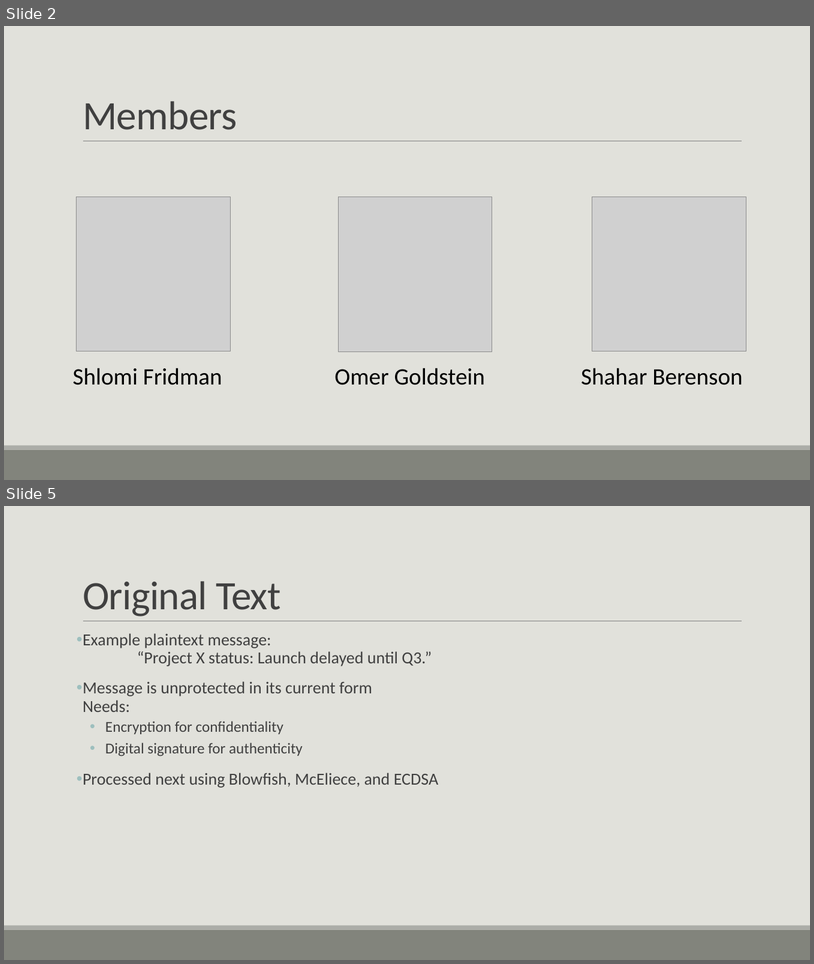
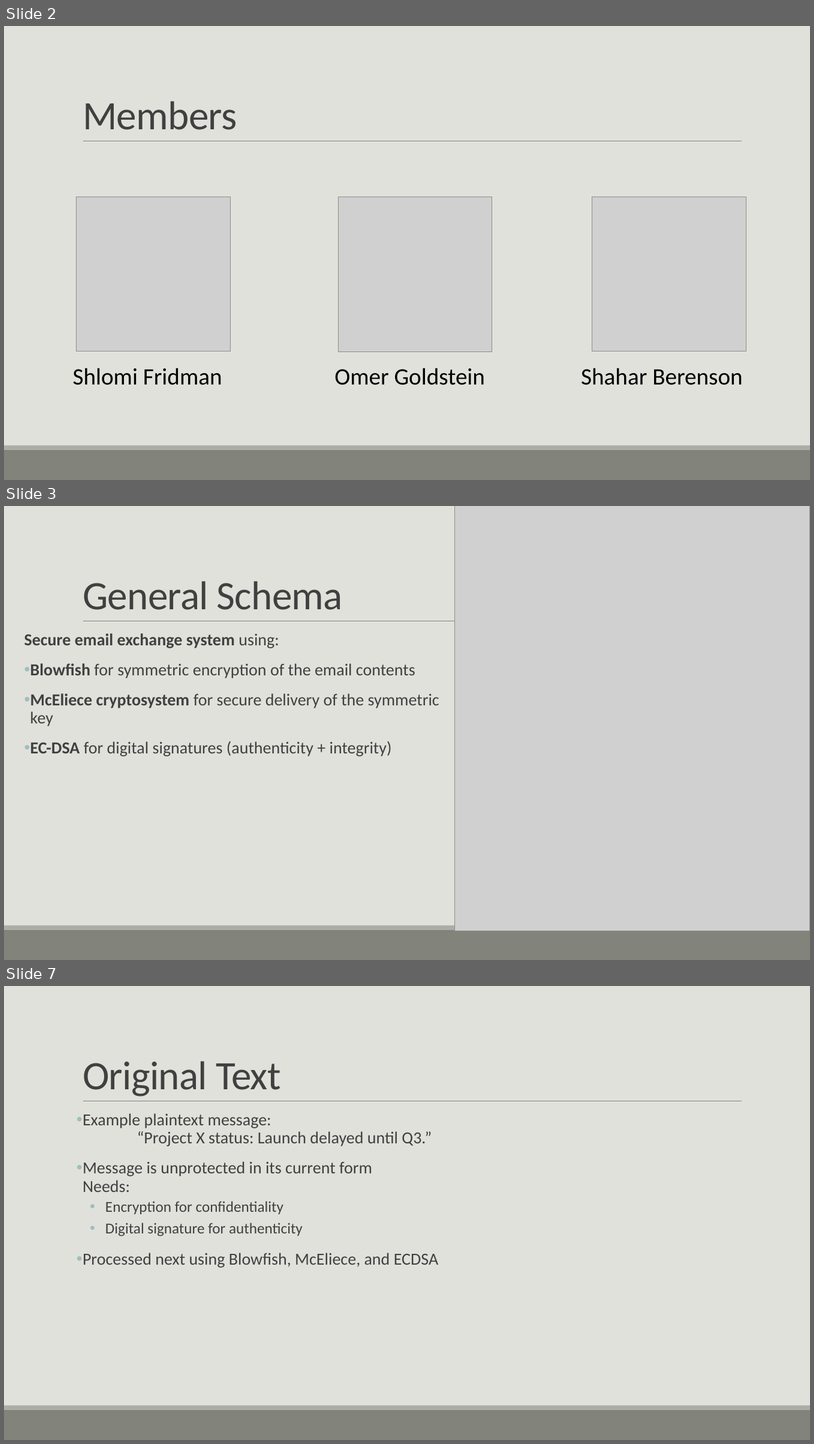
Before and after one commit to ShlomiFridman/CryptoProject2025, a slide deck: Blowfish.pptx. Shown one above the other, each under a label of ours: slides 2 and 5 before the commit, slides 2, 3 and 7 after it; the slides between them are not shown. The pictures are 814x964 and 814x1444 pixels, drawn with LibreOffice and Linux fonts; fonts in the diff are those of the drawing; grey boxes stand for pictures. Boxes give left, top, right and bottom in pixels: in the first picture for what was removed or moved away, otherwise in the second. Text is boxed around its words. In the diff, an @@ line names an element or a change of style, - is before the commit and + after.

```diff
--- a/Blowfish.pptx
+++ b/Blowfish.pptx
@@ slide 3 added at [4,506,810,960], background #E1E1DB; not listed: 3 template elements that a slide beside it also shows @@
@@ picture added at [455,506,810,931] @@
@@ title added at [83,581,343,610], 48 pt, text #404040 @@
+General Schema
@@ text added at [24,633,440,756], 20 pt, text #404040 @@
+Secure email exchange system using:
+• Blowfish for symmetric encryption of the email contents
+• McEliece cryptosystem for secure delivery of the symmetric key
+• EC-DSA for digital signatures (authenticity + integrity)
@@ what was slide 5 is now slide 7 @@
```
Also in this commit, not shown: 2 slides changed, 1 other slide added, 1 other file.
